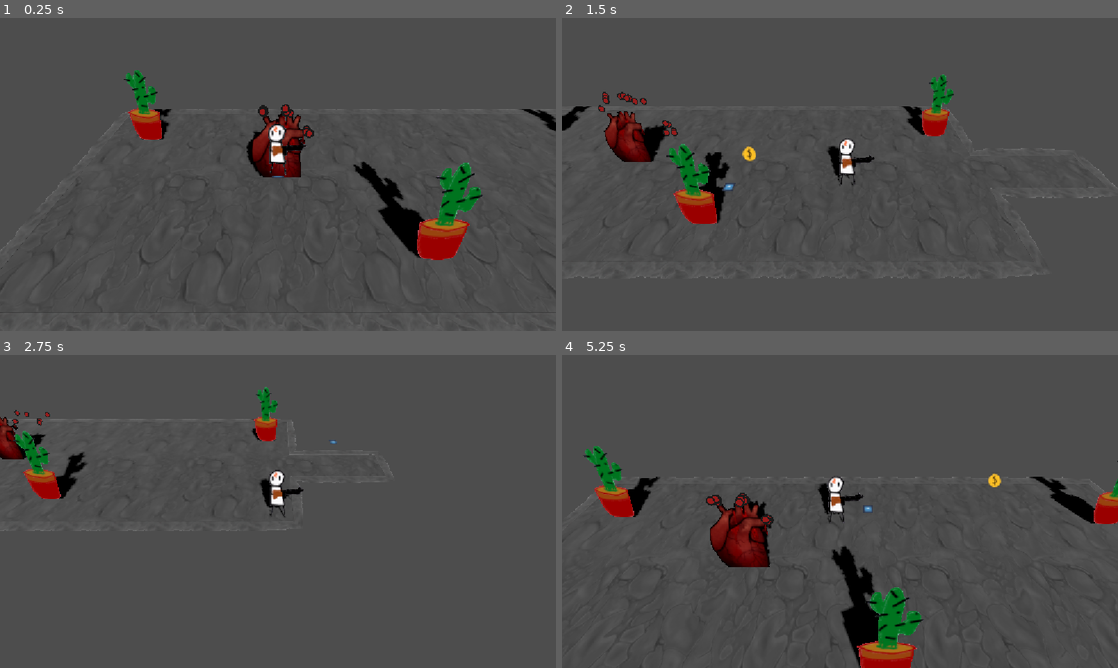
Above: before the commit, frames 1-4 (two rows, left to right).
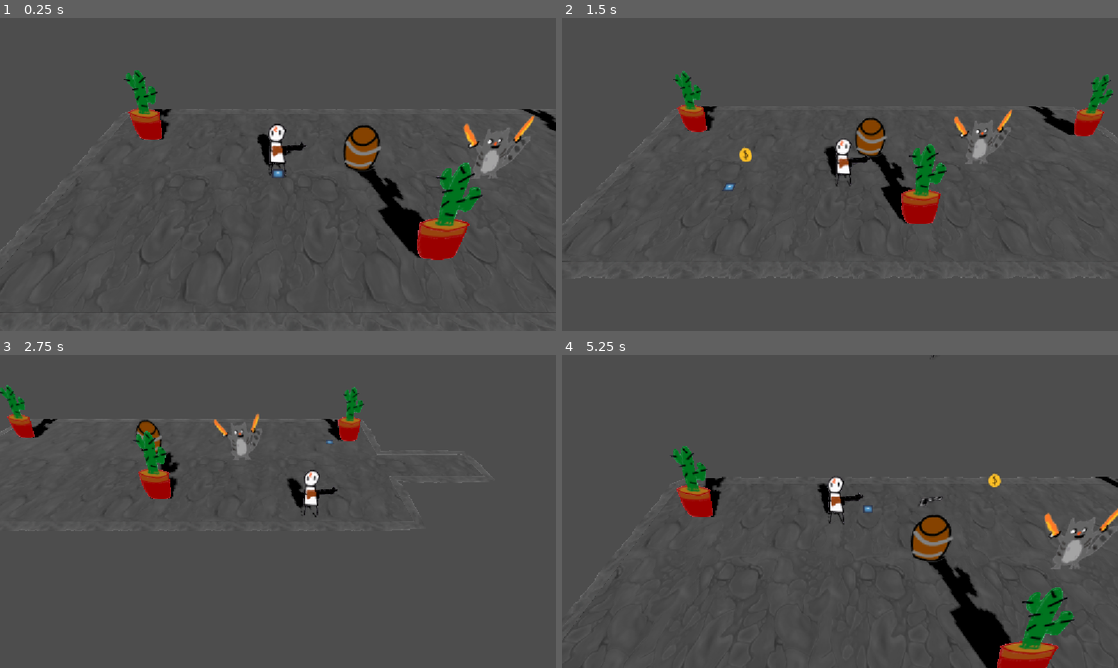
Above: after the commit, the same moments.

Repository: gmuGADIG/DEADSHOT
Game: Godot game, scene res://test_scenes/demo1/demo_a.tscn
Two runs of this game, one before a commit and one after it. Both use one fixed random seed, a clock stepped at 60 frames per second and the inputs below. This scene is started directly instead of the project's main scene. The engine's default icon, where the game draws it, is replaced by a stand-in: a white triangle on a blue panel in a dark square.
Inputs (mouse positions are in pixels of both pictures, inside the frame that each line leads up to):
- Up to frame 1 (0.25 s): no input
- Up to frame 2 (1.5 s): move the mouse to (962, 158) at 0.52 s; hold D (move_right) 0.53-1.28 s; tap Space (roll) at 0.6 s; move the mouse to (728, 190) at 1.27 s; hold S (move_down) from 1.28 s (still down); click (728, 190) at 1.35 s
- Up to frame 3 (2.75 s): tap Space (roll) at 1.55, 2.3 s; move the mouse to (333, 442) at 2.02 s; release S (move_down) at 2.03 s; hold D (move_right) from 2.03 s (still down); hold E (interact) from 2.03 s (still down)
- Up to frame 4 (5.25 s): move the mouse to (812, 574) at 2.77 s; release D (move_right) at 2.78 s; release E (interact) at 2.78 s; hold W (move_up) 2.78-3.53 s; tap Space (roll) at 2.85, 3.8, 4.35 s; move the mouse to (1006, 558) at 3.52 s; hold Right mouse button (whip) 3.53-4.28 s; hold A (move_left) 3.53-5.03 s; move the mouse to (673, 464) at 4.27 s; move the mouse to (867, 511) at 5.02 s; press the mouse at (867, 511) at 5.03 s; hold S (move_down) from 5.03 s (still down)

The runs differ from the first frame. In frame 1, 2.8% of the frame differs, in the area x 44-97%, y 27-52%; in frame 2, 9.2%; in frame 3, 5.8%; in frame 4, 14%, in the area x 2-100%, y 0-100%.

Commit message:
polish barrel

Diff:
--- a/project.godot
+++ b/project.godot
@@ -103,6 +103,7 @@
 3d_physics/layer_1="World"
 3d_physics/layer_2="Player"
 3d_physics/layer_3="Interactable"
+3d_physics/layer_4="Enemy"
 
 [physics]
 
--- a/systems/attacking/health/health.gd
+++ b/systems/attacking/health/health.gd
@@ -3,7 +3,7 @@
 signal killed
 
 @export var max_health : int
-@export var vulnerable:bool
+@export var vulnerable:bool = true
 
 var health : int
 
--- a/test_scenes/demo1/demo_a.tscn
+++ b/test_scenes/demo1/demo_a.tscn
@@ -1,10 +1,11 @@
-[gd_scene load_steps=9 format=3 uid="uid://btuw2i28k0axl"]
+[gd_scene load_steps=10 format=3 uid="uid://btuw2i28k0axl"]
 
 [ext_resource type="PackedScene" uid="uid://bk60c4813t663" path="res://world/levels/level_base.tscn" id="1_p0tjl"]
-[ext_resource type="PackedScene" uid="uid://b0ttk38sufgur" path="res://world/pickups/corrupt_heart/corrupt_heart.tscn" id="2_7mnxm"]
 [ext_resource type="Texture2D" uid="uid://cjbsq7rk6r3h4" path="res://temp_art/gartic/cactus.png" id="2_yl5fl"]
 [ext_resource type="Resource" uid="uid://ebi2mrpur7b6" path="res://world/floor/rock/rock.tres" id="3_lkd7d"]
 [ext_resource type="PackedScene" uid="uid://rberd5xw8srm" path="res://world/transitions/transition.tscn" id="4_yl5fl"]
+[ext_resource type="PackedScene" uid="uid://bb3qdjspo0kcq" path="res://world/Intereactables/Barrel.tscn" id="7_7mnxm"]
+[ext_resource type="PackedScene" uid="uid://dxdkwdigtcn43" path="res://world/enemy/test/enemy_test.tscn" id="7_v2m6r"]
 [ext_resource type="PackedScene" uid="uid://dtqb8q8qomq31" path="res://world/pickups/corrupt_heart/blood_particles/blood_burst.tscn" id="8_v2m6r"]
 
 [sub_resource type="NavigationMesh" id="NavigationMesh_hxoc3"]
@@ -21,14 +22,12 @@
 
 [node name="DemoA" instance=ExtResource("1_p0tjl")]
 
-[node name="CorruptHeart" parent="." index="0" instance=ExtResource("2_7mnxm")]
-
-[node name="Exit" parent="." index="2" instance=ExtResource("4_yl5fl")]
+[node name="Exit" parent="." index="1" instance=ExtResource("4_yl5fl")]
 transform = Transform3D(1, 0, 0, 0, 1, 0, 0, 0, 1, 20.351158, 0, 0.9043428)
 target_scene = "uid://daq8dgkrqqghw"
 target_entry_point = "Left"
 
-[node name="World" parent="." index="3"]
+[node name="World" parent="." index="2"]
 navigation_mesh = SubResource("NavigationMesh_hxoc3")
 
 [node name="Floor" parent="World" index="0"]
@@ -45,33 +44,7 @@
 alpha_cut = 1
 texture = ExtResource("2_yl5fl")
 
-[node name="Cover" parent="World" index="3"]
-_import_path = NodePath("")
-unique_name_in_owner = false
-process_mode = 0
-process_priority = 0
-process_physics_priority = 0
-process_thread_group = 0
-physics_interpolation_mode = 0
-auto_translate_mode = 0
-editor_description = ""
-transform = Transform3D(1, 0, 0, 0, 1, 0, 0, 0, 1, 0.07013404, 0, 2.9305902)
-script = null
-
-[node name="Cover2" parent="World" index="4"]
-_import_path = NodePath("")
-unique_name_in_owner = false
-process_mode = 0
-process_priority = 0
-process_physics_priority = 0
-process_thread_group = 0
-physics_interpolation_mode = 0
-auto_translate_mode = 0
-editor_description = ""
-transform = Transform3D(1, 0, 0, 0, 1, 0, 0, 0, 1, 8.767, 0, 3.672)
-script = null
-
-[node name="Cactus5" type="Sprite3D" parent="World" index="5"]
+[node name="Cactus5" type="Sprite3D" parent="World" index="3"]
 transform = Transform3D(1, 0, 0, 0, 0.866025, 0.5, 0, -0.5, 0.866025, 14.5163, 1.35212, -2.19461)
 alpha_cut = 1
 texture = ExtResource("2_yl5fl")
@@ -79,5 +52,12 @@
 [node name="Right" type="Marker3D" parent="EntryPoints" index="0"]
 transform = Transform3D(1, 0, 0, 0, 1, 0, 0, 0, 1, 16.214909, 0, 0.96318436)
 
-[node name="BloodBurst" parent="." index="8" instance=ExtResource("8_v2m6r")]
+[node name="BloodBurst" parent="." index="7" instance=ExtResource("8_v2m6r")]
 transform = Transform3D(1, 0, 0, 0, 1, 0, 0, 0, 1, 4.812037, 4.0206768e-08, 0.9198234)
+
+[node name="Barrel" parent="." index="9" instance=ExtResource("7_7mnxm")]
+transform = Transform3D(1, 0, 0, 0, 1, 0, 0, 0, 1, 3.1067781, 1.1097358, 0)
+
+[node name="EnemyTest" parent="." index="10" instance=ExtResource("7_v2m6r")]
+transform = Transform3D(1, 0, 0, 0, 1, 0, 0, 0, 1, 7.939002, 0, 0)
+movement_speed = 0.0
--- a/world/Intereactables/Barrel.gd
+++ b/world/Intereactables/Barrel.gd
@@ -1,22 +1,34 @@
 extends CharacterBody3D
 
+@export var speed := 10.
+var was_hit := false
 @onready var _animated_sprite := $AnimatedSprite3D
 
 
-func _physics_process(delta: float) -> void:
-	move_and_slide()
+func _physics_process(_delta: float) -> void:
+	if move_and_slide(): queue_free()
 
 
 func hit(bullet: Bullet) -> void:
-	_animated_sprite.set_frame_and_progress(1,0.0)
-	if bullet.velocity.angle_to(Vector3.FORWARD) > 2 :
-		velocity.z = 3
-	if bullet.velocity.angle_to(Vector3.BACK) > 2 :
-		velocity.z = -3
-	if bullet.velocity.angle_to(Vector3.LEFT) > 2 :
-		velocity.x = 3
-	if bullet.velocity.angle_to(Vector3.RIGHT) > 2 :
-		velocity.x = -3
+	if was_hit: return
+	was_hit = true
+	set_collision_layer_value(1, false)
+
+	_animated_sprite.play("rolling")
+
+	# quantize bullet velocity to nearest vector
+	var directions: Array[Vector3] = [
+		Vector3.LEFT, Vector3.RIGHT,
+		Vector3.FORWARD, Vector3.BACK
+	]
+
+	var dot_result := -INF
+	var v := Vector3()
+	for dir in directions:
+		var d := bullet.velocity.dot(dir)
+		if d > dot_result:
+			dot_result = d
+			v = dir
+
+	velocity = v * speed
 	bullet.queue_free()
-	await get_tree().create_timer(5.0).timeout
-	_animated_sprite.set_frame_and_progress(2,0.0)
--- a/world/Intereactables/Barrel.tscn
+++ b/world/Intereactables/Barrel.tscn
@@ -1,43 +1,56 @@
-[gd_scene load_steps=7 format=3 uid="uid://bb3qdjspo0kcq"]
+[gd_scene load_steps=8 format=3 uid="uid://bb3qdjspo0kcq"]
 
 [ext_resource type="Script" uid="uid://16r5ouh3405d" path="res://world/Intereactables/Barrel.gd" id="1_wpcj3"]
-[ext_resource type="Texture2D" uid="uid://sxoco3t78rky" path="res://temp_art/gartic/godot.png" id="3_ciue1"]
-[ext_resource type="Texture2D" uid="uid://bspns5244rj6v" path="res://temp_art/gartic/ghost_crying.png" id="4_lbkrv"]
-[ext_resource type="Texture2D" uid="uid://cegfpthfj6eil" path="res://temp_art/gartic/godot_dead.png" id="4_qfs6g"]
+[ext_resource type="Texture2D" uid="uid://ccp0tuojupldg" path="res://temp_art/rough_drafts/barrel.png" id="2_auk2w"]
+[ext_resource type="Texture2D" uid="uid://cjbsq7rk6r3h4" path="res://temp_art/gartic/cactus.png" id="3_lbkrv"]
+[ext_resource type="Script" uid="uid://b7klmqbbbrtn6" path="res://world/Intereactables/enemy_hurter.gd" id="4_lbkrv"]
 
 [sub_resource type="CylinderShape3D" id="CylinderShape3D_polpe"]
+height = 0.9785156
 
 [sub_resource type="SpriteFrames" id="SpriteFrames_5vsq6"]
 animations = [{
 "frames": [{
 "duration": 1.0,
-"texture": ExtResource("3_ciue1")
+"texture": ExtResource("2_auk2w")
 }],
 "loop": true,
-"name": &"default",
+"name": &"idle",
 "speed": 5.0
 }, {
 "frames": [{
 "duration": 1.0,
-"texture": ExtResource("3_ciue1")
-}, {
-"duration": 1.0,
-"texture": ExtResource("4_qfs6g")
-}, {
-"duration": 1.0,
-"texture": ExtResource("4_lbkrv")
+"texture": ExtResource("3_lbkrv")
 }],
 "loop": true,
-"name": &"new_animation",
+"name": &"rolling",
 "speed": 5.0
 }]
 
+[sub_resource type="CylinderShape3D" id="CylinderShape3D_lbkrv"]
+radius = 0.89697266
+
 [node name="Barrel" type="CharacterBody3D"]
+collision_layer = 9
 script = ExtResource("1_wpcj3")
+speed = 15.0
 
 [node name="CollisionShape3D" type="CollisionShape3D" parent="."]
+transform = Transform3D(1, 0, 0, 0, 1, 0, 0, 0, 1, 0, 0.3970592, 0)
 shape = SubResource("CylinderShape3D_polpe")
 
 [node name="AnimatedSprite3D" type="AnimatedSprite3D" parent="."]
+transform = Transform3D(0.5376869, 0, 0, 0, 0.46097943, 0.27677637, 0, -0.27677637, 0.46097943, 0, 0, 0)
 sprite_frames = SubResource("SpriteFrames_5vsq6")
-animation = &"new_animation"
+animation = &"idle"
+autoplay = "idle"
+
+[node name="EnemyHurter" type="Area3D" parent="."]
+collision_mask = 8
+script = ExtResource("4_lbkrv")
+damage = 10
+
+[node name="CollisionShape3D" type="CollisionShape3D" parent="EnemyHurter"]
+shape = SubResource("CylinderShape3D_lbkrv")
+
+[connection signal="area_entered" from="EnemyHurter" to="EnemyHurter" method="_on_area_entered"]
--- /dev/null
+++ b/world/Intereactables/enemy_hurter.gd
@@ -0,0 +1,12 @@
+extends Area3D
+
+@export var damage: int = 1
+
+func _on_area_entered(area: Area3D) -> void:
+	if area is Hurtbox:
+		area.hit(DamageInfo.new(
+			damage,
+			DamageInfo.Source.PLAYER,
+			DamageInfo.KnockbackStrength.NORMAL,
+			global_position.direction_to(area.global_position)
+		))
--- a/world/enemy/base/enemy_base.tscn
+++ b/world/enemy/base/enemy_base.tscn
@@ -9,6 +9,7 @@
 radius = 0.669922
 
 [node name="Enemy" type="CharacterBody3D" groups=["in_encounter"]]
+collision_layer = 8
 
 [node name="CollisionShape3D" type="CollisionShape3D" parent="."]
 transform = Transform3D(1, 0, 0, 0, 1, 0, 0, 0, 1, 0, 0.94693, 0)
@@ -24,6 +25,7 @@
 max_health = 10
 
 [node name="Hurtbox" parent="." node_paths=PackedStringArray("health_component") instance=ExtResource("3_1tv51")]
+collision_layer = 8
 health_component = NodePath("../Health")
 allowed_damage_sources = Array[int]([0, 2])
 
--- a/world/player/weapon/bullet/player_bullet.gd
+++ b/world/player/weapon/bullet/player_bullet.gd
@@ -24,3 +24,10 @@
 
 		if did_damage:
 			queue_free()
+	elif area.has_method("hit"):
+		area.hit(self)
+
+
+func _on_body_entered(body: Node3D) -> void:
+	if body.has_method("hit"):
+		body.hit(self)
--- a/world/player/weapon/bullet/player_bullet.tscn
+++ b/world/player/weapon/bullet/player_bullet.tscn
@@ -7,6 +7,7 @@
 radius = 0.2795053
 
 [node name="PlayerBullet" type="Area3D"]
+collision_mask = 8
 script = ExtResource("1_0g3v8")
 atk_damage = 2
 atk_knockback = 1
@@ -19,3 +20,4 @@
 shape = SubResource("SphereShape3D_0g3v8")
 
 [connection signal="area_entered" from="." to="." method="_on_area_entered"]
+[connection signal="body_entered" from="." to="." method="_on_body_entered"]
Not shown, added: world/Intereactables/enemy_hurter.gd.uid
